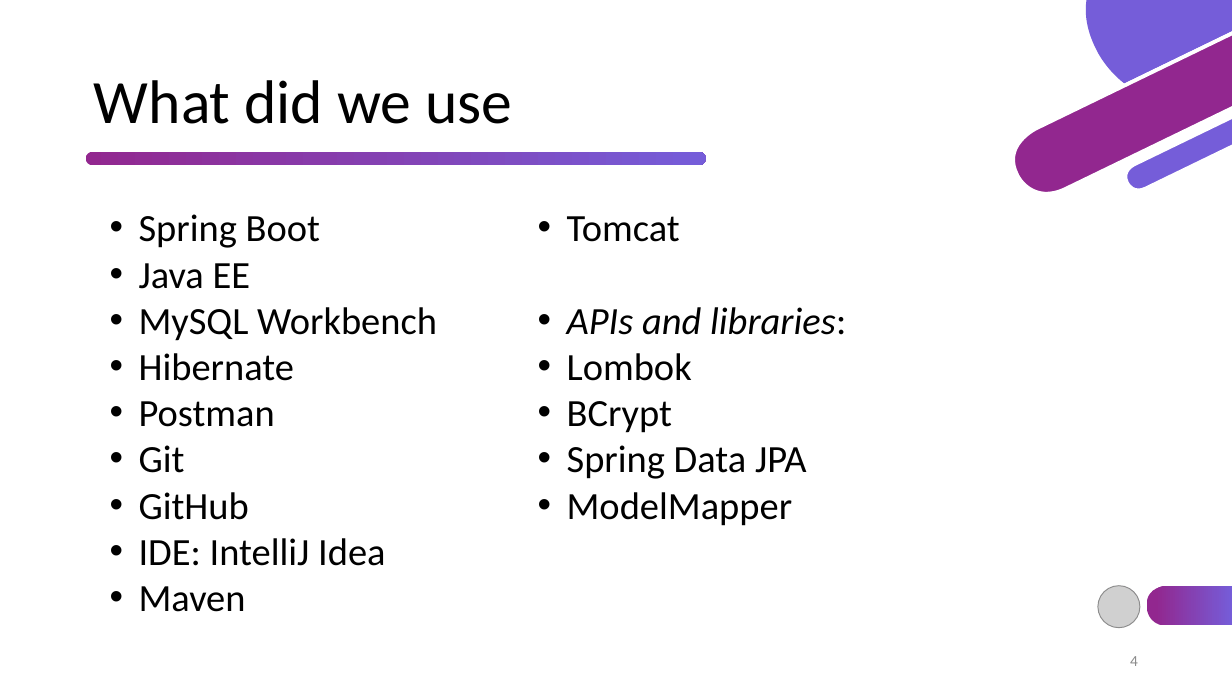
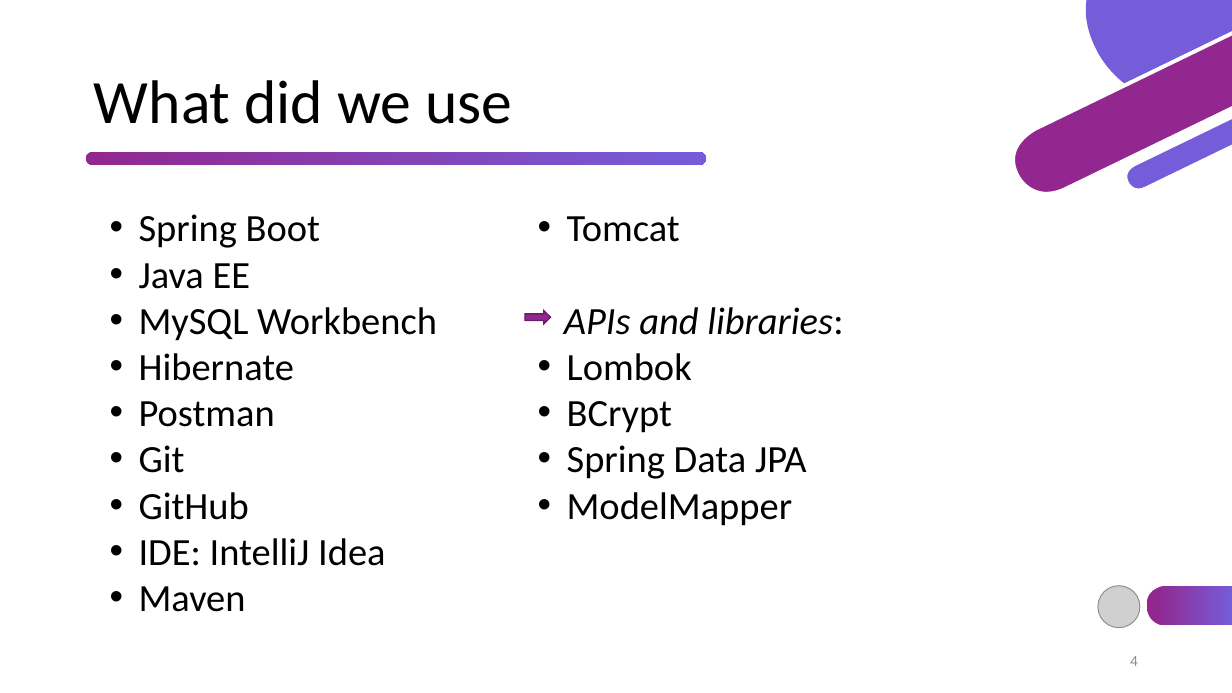
Before and after one commit to TsvetislavaYankova/ITTalents-FinalProject-Airbnb, a slide deck: slide 4 of Airbnb.pptx. Drawn at 1232x693 pixels with LibreOffice and Linux fonts; fonts in the diff are those of the drawing; grey boxes stand for pictures. Boxes give left, top, right and bottom in pixels: in the first picture for what was removed or moved away, otherwise in the second. Text is boxed around its words. In the diff, an @@ line names an element or a change of style, - is before the commit and + after.

```diff
--- a/Airbnb.pptx
+++ b/Airbnb.pptx
@@ right arrow added at (525,311,551,323), fill #92278F, outline #6C1D6A 1 pt @@
@@ text at (564,307,843,335): bullet • to none @@
```
Also in this commit, not shown: 6 other slides changed, 10 other files.
